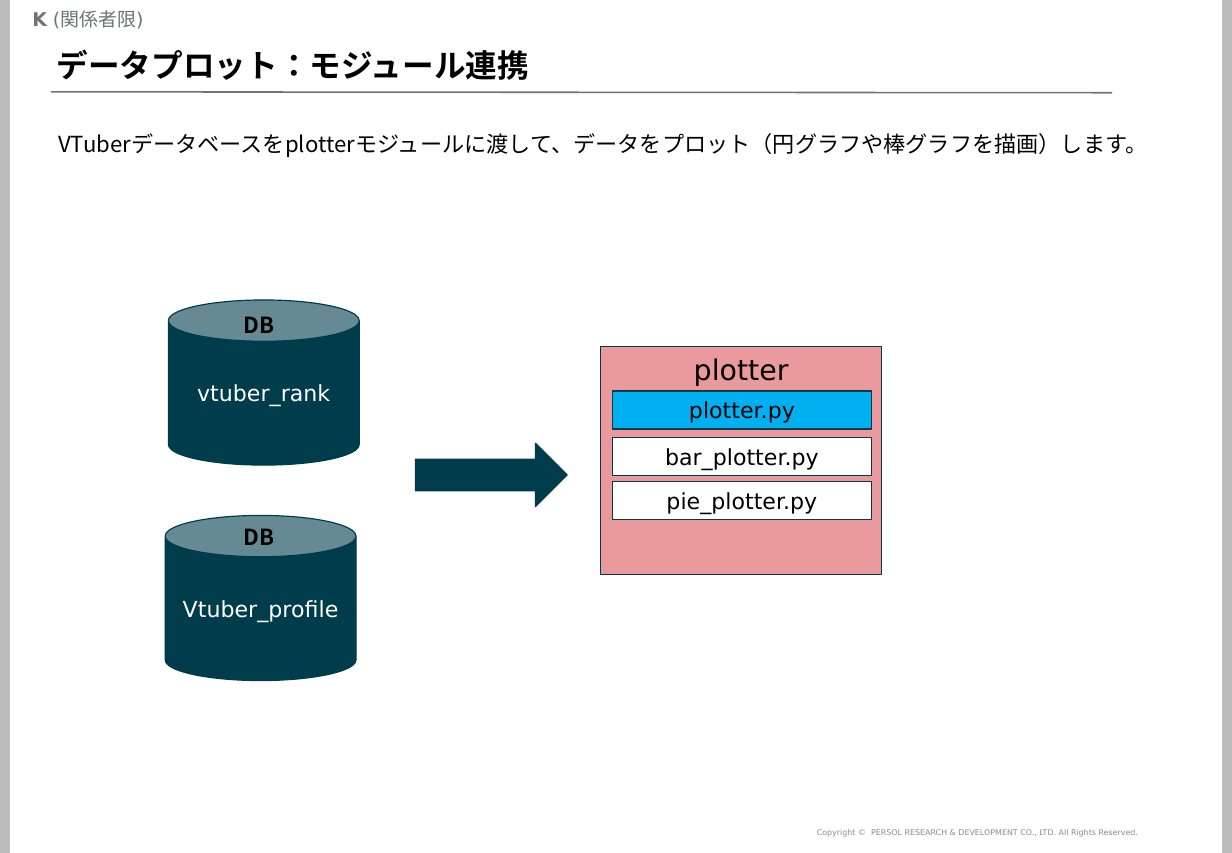
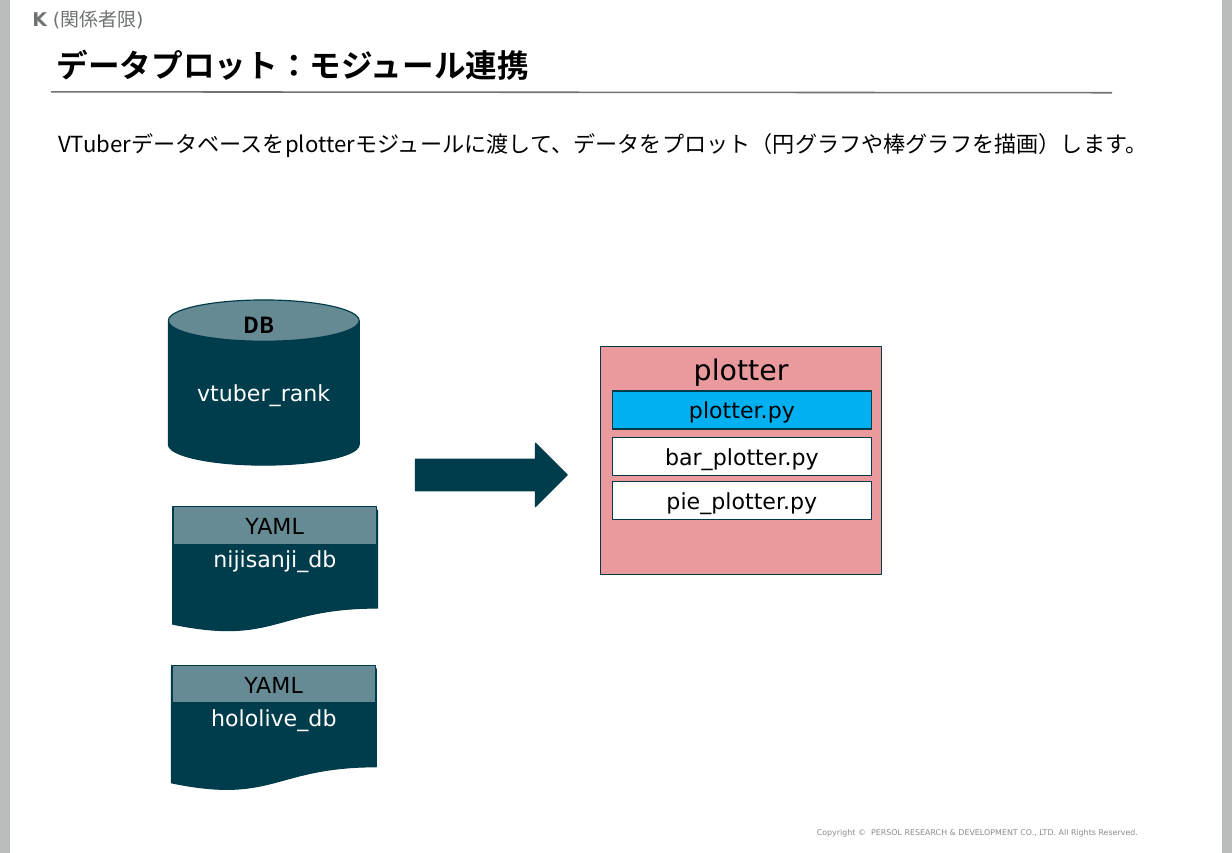
Before and after one commit to mogrodown/python_session, a slide deck: slide 50 of doc/python中級講座_2020.pptx. Drawn at 1232x853 pixels with LibreOffice and Linux fonts; fonts in the diff are those of the drawing; background and template pictures are left out. Boxes give left, top, right and bottom in pixels: in the first picture for what was removed or moved away, otherwise in the second. Text is boxed around its words. In the diff, an @@ line names an element or a change of style, - is before the commit and + after.

```diff
--- a/doc/python中級講座_2020.pptx
+++ b/doc/python中級講座_2020.pptx
@@ rectangle added at [173, 507, 377, 545], fill #668B94, outline #003C4A 0.75 pt, 14 pt, text #000000 @@
+YAML
@@ cylinder removed at [165, 515, 356, 680] @@
-Vtuber_profile
@@ flow chart document added at [173, 511, 378, 632], fill #003D4C, outline #003C4A 0.75 pt, 14 pt, text #FFFFFF @@
+nijisanji_db
@@ text removed at [244, 528, 275, 545] @@
-DB
@@ flow chart document added at [172, 669, 377, 791], fill #003D4C, outline #003C4A 0.75 pt, 14 pt, text #FFFFFF @@
+hololive_db
@@ rectangle added at [172, 665, 375, 703], fill #668B94, outline #003C4A 0.75 pt, 14 pt, text #000000 @@
+YAML
```
Also in this commit, not shown: 10 other slides changed, 1 slide added, 1 slide removed, 2 other files.
